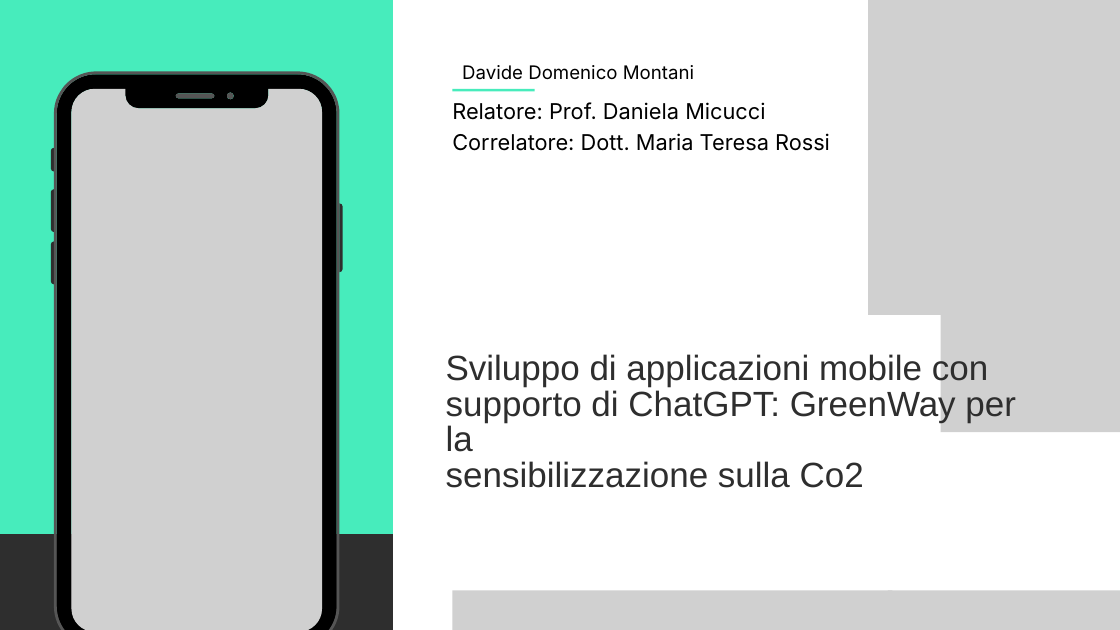
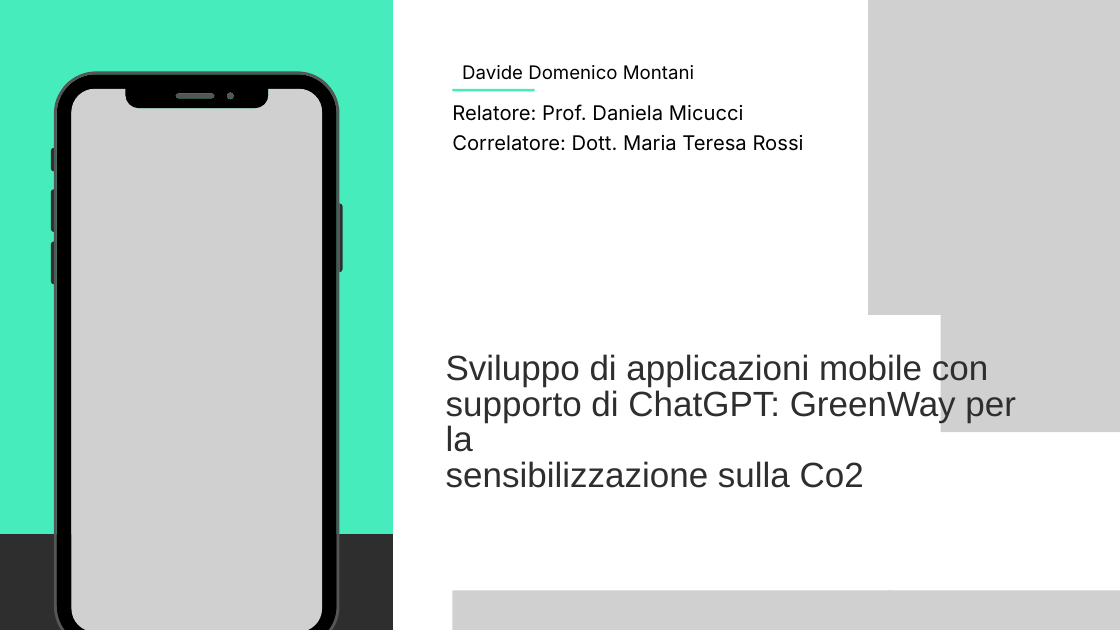
Before and after one commit to Davide-Domenico-Montani/12-GreenWay, a slide deck: slide 1 of documentazione/Presentazione tesi GreenWay Davide Domenico Montani 890107.pptx. Drawn at 1120x630 pixels with LibreOffice and Linux fonts; fonts in the diff are those of the drawing; grey boxes stand for pictures. Boxes give left, top, right and bottom in pixels: in the first picture for what was removed or moved away, otherwise in the second. Text is boxed around its words. In the diff, an @@ line names an element or a change of style, - is before the commit and + after.

```diff
--- a/documentazione/Presentazione tesi GreenWay Davide Domenico Montani 890107.pptx
+++ b/documentazione/Presentazione tesi GreenWay Davide Domenico Montani 890107.pptx
@@ text "Relatore: Prof. Daniela Micucci" at <box>452,104,804,151</box>: size 28 to 26 pt @@
```
Also in this commit, not shown: 2 other slides changed.
